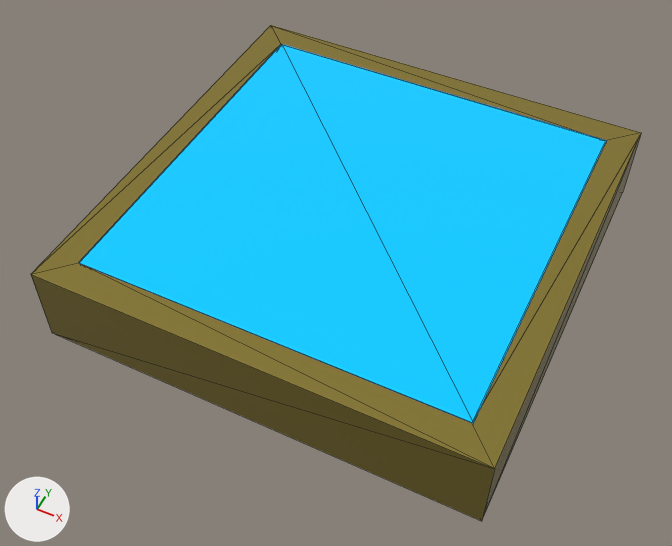
Renders of the glTF model squarePressed.glb from each side of a commit.
Before and after are seen from a 50 mm lens placed at (0.619, -1.353, 1.398), pointed at (-0.014, -0.088, -0.184). Arrows for +X, +Y and +Z are at lower left; the lights stay in place. The older version comes first. Mesh edges are drawn as thin lines. Vertices at exactly the same position are counted once.

Before the edit, the objects in view are built like this:
```python
me_cube_111 = bpy.data.meshes.new('Cube.111')
me_cube_111.from_pydata(...)  # 24 vertices, 44 faces; spans x -0.503..0.497, y -0.5..0.5, z -0.217..-0.017
# faces by material slot: [12, 32]
me_cube_111.materials.append(mat_material_218)  # cyan #009bd7, glowing blue #009fff
me_cube_111.materials.append(mat_material_214)  # yellow #97873c
ob_cube_001 = bpy.data.objects.new('Cube.001', me_cube_111)
ob_cube_001.location = (0.0, 0.0, 0.0)
```
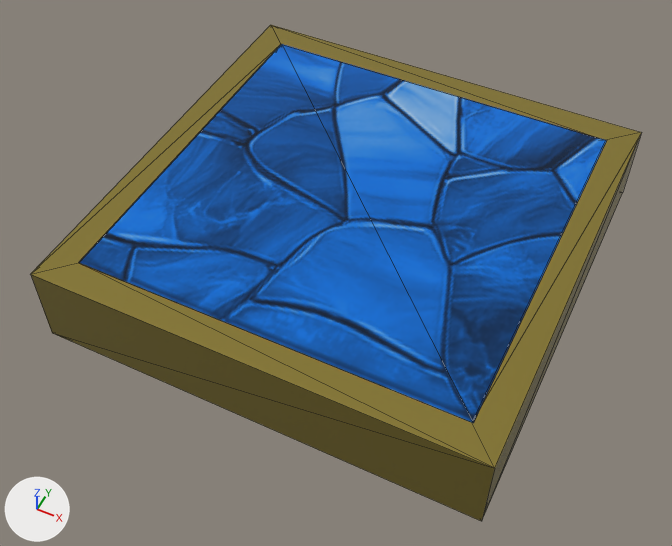
The newer file is also turned or shifted as a whole; pictures and numbers use the older file's frame.

Changed parts and their boxes (x1, y1, x2, y2) in the pictures (672 x 546 px; the box of a moved part takes in the faces that stretch with it):
'Cube.001', reshaped
    before: (31, 25, 641, 521)
    after: (31, 25, 642, 521)
part 1 of me_cube_111, rebuilt
    before: (31, 25, 641, 521)
    after: (31, 25, 642, 521)
part 2 of me_cube_111, moved or reshaped
    before: (80, 153, 601, 423)
    after: (83, 155, 600, 423)
part 3 of me_cube_111, recoloured (cyan to blue)
    both: (79, 44, 607, 423)

Patch to the scene script:
```diff
--- a/squarePressed.glb.py
+++ b/squarePressed.glb.py
@@ img_bluestainedglass @@
+img_bluestainedglass = load_image('blueStainedglass', '_unpacked/blueStainedglass', 640, 640, 'sRGB')
@@ mat_material_216 @@
+mat_material_216 = bpy.data.materials.new('Material.216')
+# uses the picture img_bluestainedglass
@@ me_cube_111 @@
 # used by ob_cube_001; location = (0.0, 0.0, 0.0)
-me_cube_111.from_pydata(...)  # 24 vertices, 44 faces; spans x -0.503..0.497, y -0.5..0.5, z -0.217..-0.017
+me_cube_111.from_pydata(...)  # 24 vertices, 44 faces; spans x -0.503..0.497, y -0.5..0.5, z -0.218..-0.017
+# me_cube_111 part 1: the loose piece of 16 vertices spanning x -0.503..0.497, y -0.5..0.5, z -0.217..-0.019 is rebuilt with 16 vertices and now spans x -0.503..0.497, y -0.5..0.5, z -0.218..-0.018
+# me_cube_111 part 2
+# 4 vertices are removed from x -0.432..0.432, y -0.432..0.432, z -0.215
+# 10 faces are deleted
+# 4 vertices are added at (-0.432, -0.432, -0.217), (-0.432, 0.432, -0.217), (0.432, 0.432, -0.217), (0.432, -0.432, -0.217)
+# 10 new faces join them, mat_material_216
+# me_cube_111 part 3: 2 faces spanning x -0.432..0.432, y -0.432..0.432, z -0.017 switch from mat_material_218 (cyan #009bd7, glowing blue #009fff) to mat_material_216
 me_cube_111.materials.append(mat_material_214)
```
